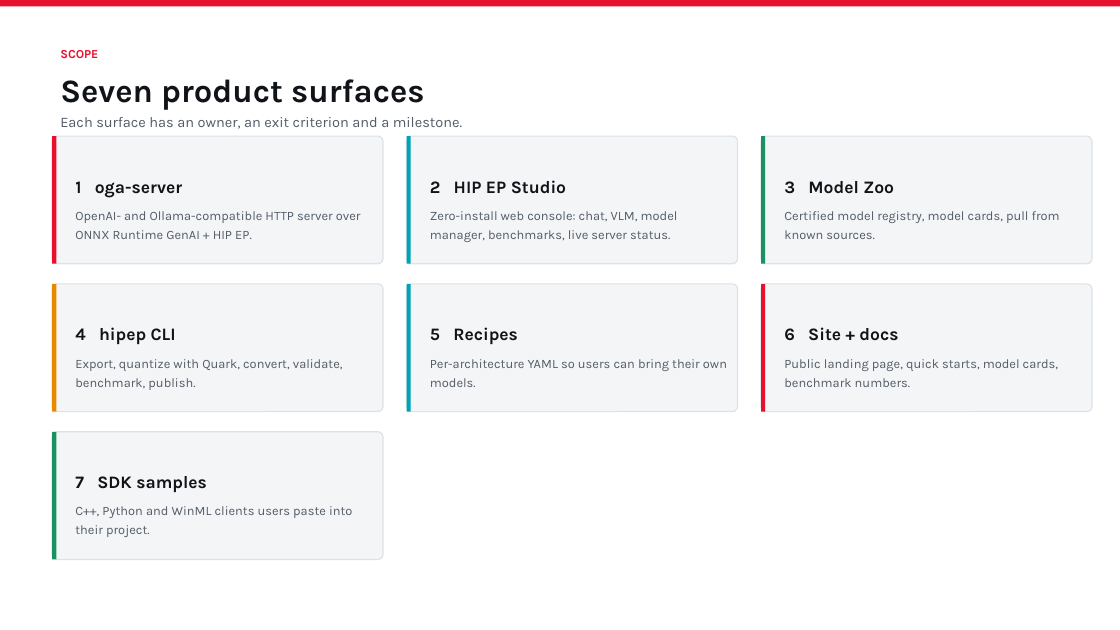
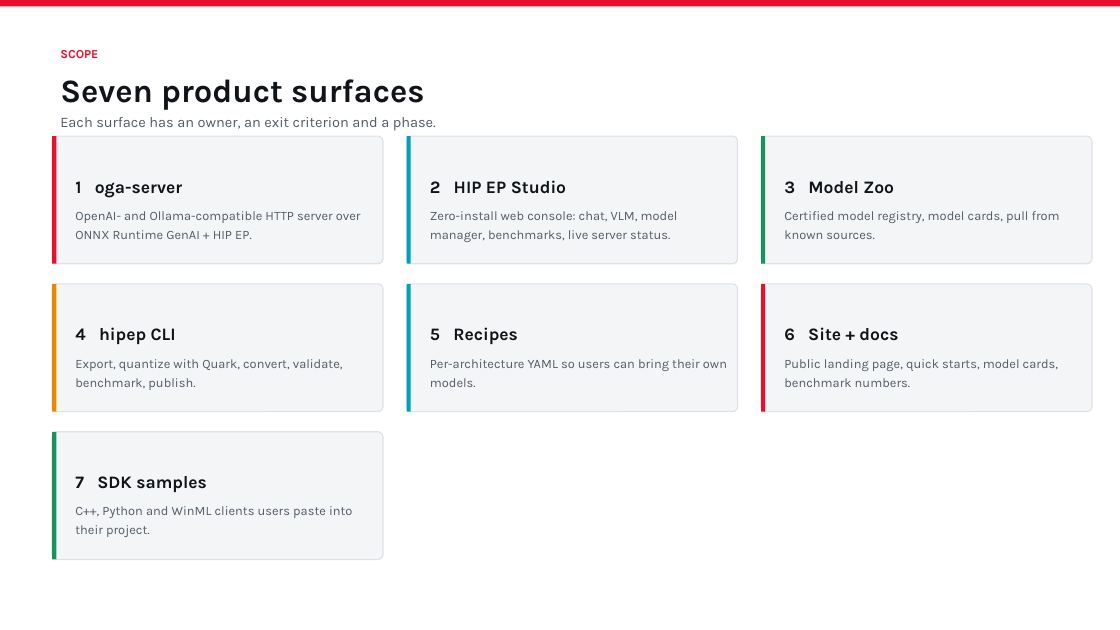
Before and after one commit to qianglin-amd/hip-ep, a slide deck: slide 5 of product/plan/HIP-EP-Product-Plan.pptx. Drawn at 1120x630 pixels with LibreOffice and Linux fonts; fonts in the diff are those of the drawing. Boxes give left, top, right and bottom in pixels: in the first picture for what was removed or moved away, otherwise in the second. Text is boxed around its words. In the diff, an @@ line names an element or a change of style, - is before the commit and + after.

```diff
--- a/product/plan/HIP-EP-Product-Plan.pptx
+++ b/product/plan/HIP-EP-Product-Plan.pptx
@@ text at (x1=60, y1=117, x2=436, y2=131): text changed @@
-Each surface has an owner, an exit criterion and a milestone.
+Each surface has an owner, an exit criterion and a phase.
```
Also in this commit, not shown: 9 other slides changed, 47 other files.
